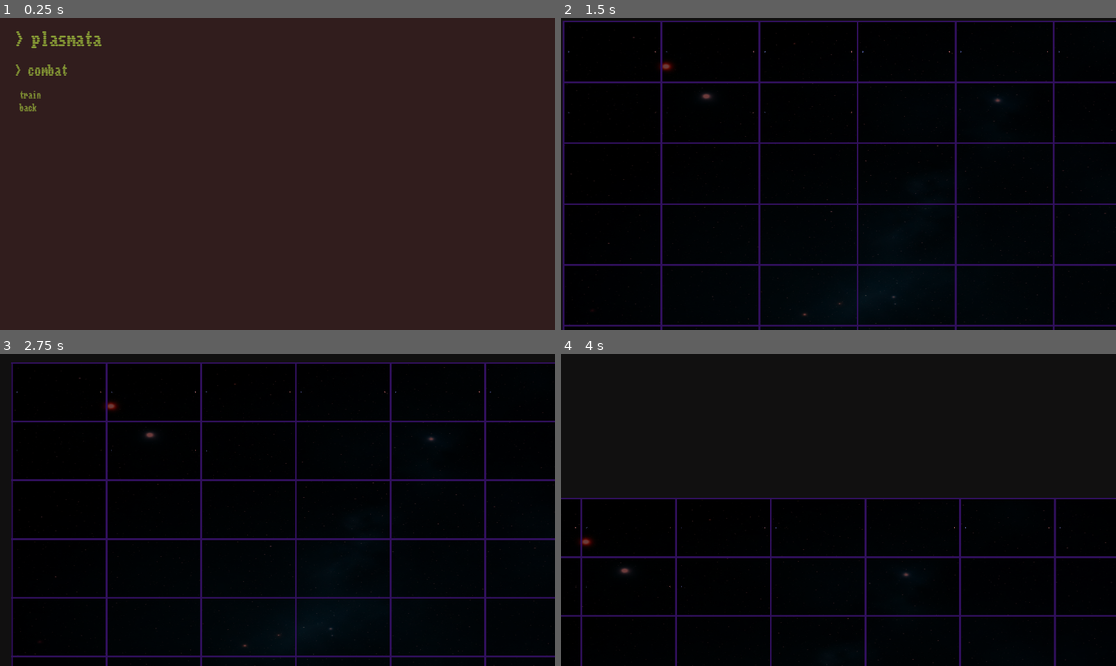
Above: before the commit, frames 1-4 (two rows, left to right).
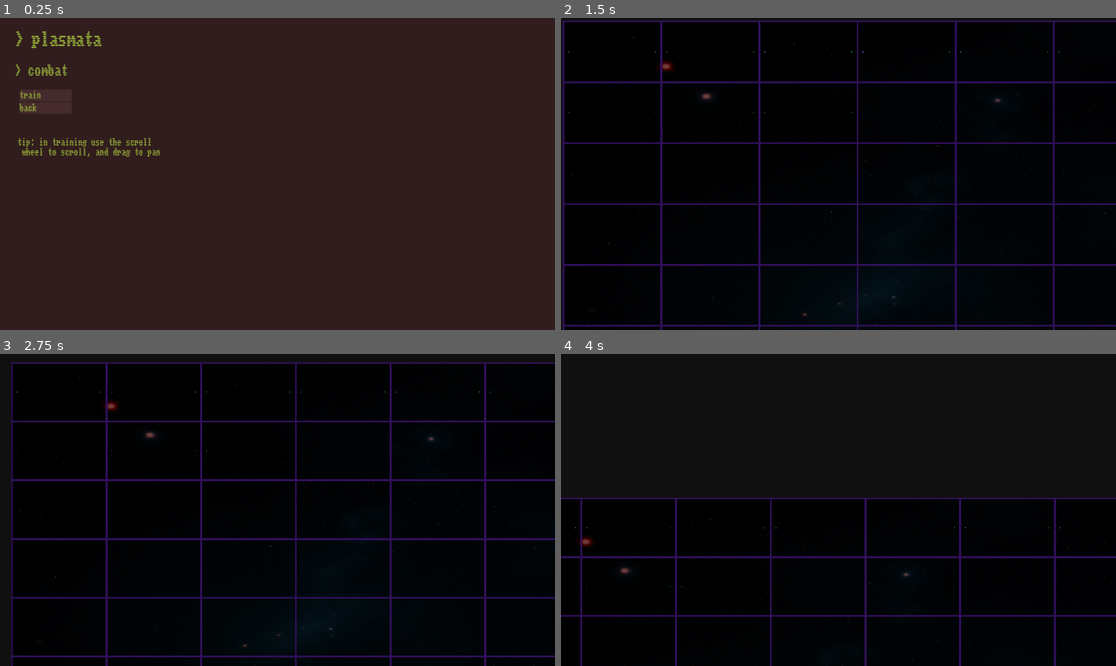
Above: after the commit, the same moments.

Repository: a0x77ry/plasmata
Game: Godot game, scene res://menu/combat-menu/combat-menu.tscn
Two runs of this game, one before a commit and one after it. Both use one fixed random seed, a clock stepped at 60 frames per second and the inputs below. This scene is started directly instead of the project's main scene.
Inputs (mouse positions are in pixels of both pictures, inside the frame that each line leads up to):
- Up to frame 1 (0.25 s): no input
- Up to frame 2 (1.5 s): click "train" at 0.5 s; tap Enter (ui_accept) at 1.25 s; move the mouse to (960, 158) at 1.27 s; hold Mouse wheel up (zoom_in) from 1.28 s (still down)
- Up to frame 3 (2.75 s): tap Enter (ui_accept) at 1.52, 2, 2.27 s; tap Mouse wheel down (zoom_out) at 1.55, 2.1 s; move the mouse to (166, 525) at 2.02 s; release Mouse wheel up (zoom_in) at 2.03 s; tap Mouse wheel up (zoom_in) at 2.3 s
- Up to frame 4 (4 s): tap Enter (ui_accept) at 2.75, 3.5, 3.77 s; move the mouse to (894, 441) at 2.77 s; press the mouse at (894, 441) at 2.78 s; tap Mouse wheel down (zoom_out) at 3.05 s; move the mouse to (810, 572) at 3.52 s; release the mouse at (810, 572) at 3.53 s; tap Mouse wheel up (zoom_in) at 3.6 s

The runs differ from the first frame. In frame 1, 0.5% of the frame differs, in the area x 3-29%, y 38-45%; in frame 2, less than 0.1%; in frame 3, less than 0.1%; in frame 4, less than 0.1%.

Commit message:
Change the "red" agent to green (color blindness ftw) Check the zoom limits of the camera Improve menu buttons

Diff:
--- a/games/combat-game/combat-agent.gd
+++ b/games/combat-game/combat-agent.gd
@@ -14,7 +14,7 @@
 const NN = preload("res://scripts/neural_network.gd")
 const Laser = preload("res://other/projectile/laser.tscn")
 const combat_blue = Color(0.57, 0.58, 0.96, 1.0)
-const combat_red = Color(0.96, 0.53, 0.53, 1.0)
+const combat_green = Color(0.17, 0.7, 0.17, 1.0)
 
 onready var ray_forward = get_node("ray_forward")
 onready var ray_back = get_node("ray_back")
@@ -55,7 +55,7 @@
   if side == Main.Side.LEFT:
     get_node("Sprite").modulate = combat_blue
   else:
-    get_node("Sprite").modulate = combat_red
+    get_node("Sprite").modulate = combat_green
 
 
 func _physics_process(delta):
--- a/games/combat-game/combat-game.gd
+++ b/games/combat-game/combat-game.gd
@@ -2,7 +2,7 @@
 
 # const HIT_WIN_FITNESS_POINTS := 6.0
 # const WINNING_FITNESS_POINTS := 3.0
-const GENOME_QUEUE_LIMIT = 150 # last : 100
+const GENOME_QUEUE_LIMIT = 100 # last : 100
 # const TOTAL_QUEUE_CHILDREN = GENOME_QUEUE_LIMIT# * 8
 const COMBAT_AGENT_LIMIT = 80
 # const GENOME_QUEUE_SOFT_LIMIT = 50
@@ -77,12 +77,14 @@
     original_mouse_pos = event.global_position
 
   if event.is_action_pressed("zoom_in"):
-    camera.zoom.x -= 0.1
-    camera.zoom.y -= 0.1
+    if camera.zoom.x > 0.11 && camera.zoom.y > 0.11:
+      camera.zoom.x -= 0.1
+      camera.zoom.y -= 0.1
 
   if event.is_action_pressed("zoom_out"):
-    camera.zoom.x += 0.1
-    camera.zoom.y += 0.1
+    if camera.zoom.x < 10.0 && camera.zoom.y < 10.0:
+      camera.zoom.x += 0.1
+      camera.zoom.y += 0.1
 
 
 func initialize_cages() -> void:
@@ -215,21 +217,52 @@
   return new_genome
 
 
+func remove_random_from_queue():
+  var queue_size = genome_queue.size()
+  var low_tier_gendicts := []
+  var to_be_removed := []
+
+  for i in queue_size:
+    if genome_queue[i]["genome"].fitness <= LOW_TIER_THRESHOLD:
+      low_tier_gendicts.append(genome_queue[i])
+  for gendict in low_tier_gendicts:
+    if random.randf() < float(REMOVE_ON_LIMIT) / float(low_tier_gendicts.size()):
+      to_be_removed.append(gendict)
+      gendict["genome"].dissolve_genome()
+
+  for gendict in to_be_removed:
+    genome_queue.erase(gendict)
+
+func remove_from_queue():
+  var queue_size = genome_queue.size()
+  var removed := 0
+  var to_be_removed := []
+  for i in queue_size:
+    if genome_queue[i]["genome"].fitness <= LOW_TIER_THRESHOLD:
+      genome_queue[i]["genome"].dissolve_genome()
+      to_be_removed.append(genome_queue[i])
+      removed += 1
+    if removed >= REMOVE_ON_LIMIT:
+      break
+  for gendict in to_be_removed:
+    genome_queue.erase(gendict)
+
+
 func queue_or_dissolve(genome):
-  if genome_queue.size() >= GENOME_QUEUE_LIMIT:
-    var number_to_remove := REMOVE_ON_LIMIT
-    var queue_size = genome_queue.size()
-    var removed := 0
-    var to_be_removed := []
-    for i in queue_size:
-      if genome_queue[i]["genome"].fitness <= LOW_TIER_THRESHOLD:
-        genome_queue[i]["genome"].dissolve_genome()
-        to_be_removed.append(genome_queue[i])
-        removed += 1
-      if removed >= number_to_remove:
-        break
-    for gendict in to_be_removed:
-      genome_queue.erase(gendict)
+  var queue_size = genome_queue.size()
+  if queue_size >= GENOME_QUEUE_LIMIT:
+    remove_random_from_queue()
+    # var removed := 0
+    # var to_be_removed := []
+    # for i in queue_size:
+    #   if genome_queue[i]["genome"].fitness <= LOW_TIER_THRESHOLD:
+    #     genome_queue[i]["genome"].dissolve_genome()
+    #     to_be_removed.append(genome_queue[i])
+    #     removed += 1
+    #   if removed >= REMOVE_ON_LIMIT:
+    #     break
+    # for gendict in to_be_removed:
+    #   genome_queue.erase(gendict)
 
   if genome_queue.size() < GENOME_QUEUE_LIMIT:
     genome_queue.append({"genome": genome, "children_spawned": 0})
@@ -287,7 +320,7 @@
 func _on_CageFillTimer_timeout():
   if get_active_agents().size() > COMBAT_AGENT_LIMIT:
     return
-  if genome_queue.size() > GENOME_QUEUE_LIMIT:
+  if genome_queue.size() > round(GENOME_QUEUE_LIMIT * 0.5):
     cage_fill_timer.wait_time = WAIT_TIME_ABOVE_GENOME_LIMIT
   else:
     cage_fill_timer.wait_time = WAIT_TIME_BELOW_GENOME_LIMIT
--- a/menu/combat-menu/combat-menu.tscn
+++ b/menu/combat-menu/combat-menu.tscn
@@ -14,6 +14,12 @@
 [sub_resource type="DynamicFont" id=2]
 resource_local_to_scene = true
 size = 45
+use_filter = true
+font_data = ExtResource( 1 )
+
+[sub_resource type="DynamicFont" id=3]
+resource_local_to_scene = true
+size = 30
 use_filter = true
 font_data = ExtResource( 1 )
 
@@ -45,6 +51,17 @@
 text = "> combat"
 valign = 2
 
+[node name="Tip" type="Label" parent="."]
+margin_left = 60.0
+margin_top = 374.0
+margin_right = 1311.0
+margin_bottom = 480.0
+custom_colors/font_color = Color( 0.564706, 0.658824, 0.219608, 1 )
+custom_fonts/font = SubResource( 3 )
+text = "tip: in training use the scroll
+ wheel to scroll, and drag to pan"
+valign = 2
+
 [node name="ButtonsBox" type="VBoxContainer" parent="."]
 margin_left = 67.0
 margin_top = 248.0
--- a/scripts/nav-game.gd
+++ b/scripts/nav-game.gd
@@ -172,5 +172,5 @@
   if is_loading_mode_enabled:
     return
   var agents = get_active_agents()
-  if agents.size() < ceil(Main.AGENT_LIMIT / 5.0):
+  if agents.size() < ceil(float(Main.AGENT_LIMIT) / 5.0):
     generate_agent_population(true)
--- a/terminal-theme.tres
+++ b/terminal-theme.tres
@@ -13,11 +13,12 @@
 [sub_resource type="StyleBoxEmpty" id=4]
 
 [sub_resource type="StyleBoxFlat" id=5]
-bg_color = Color( 0.305882, 0.337255, 0.341176, 0.882353 )
+bg_color = Color( 0.40625, 0.21582, 0.21582, 1 )
 
-[sub_resource type="StyleBoxEmpty" id=2]
+[sub_resource type="StyleBoxFlat" id=13]
+bg_color = Color( 0.273438, 0.170898, 0.170898, 1 )
 
-[sub_resource type="StyleBoxEmpty" id=6]
+[sub_resource type="StyleBoxEmpty" id=14]
 
 [sub_resource type="DynamicFont" id=7]
 size = 30
@@ -48,8 +49,8 @@
 Button/styles/disabled = SubResource( 3 )
 Button/styles/focus = SubResource( 4 )
 Button/styles/hover = SubResource( 5 )
-Button/styles/normal = SubResource( 2 )
-Button/styles/pressed = SubResource( 6 )
+Button/styles/normal = SubResource( 13 )
+Button/styles/pressed = SubResource( 14 )
 Label/colors/font_color = Color( 0.564706, 0.658824, 0.219608, 1 )
 Label/fonts/font = SubResource( 7 )
 Label/styles/normal = SubResource( 8 )
Not shown: 1 places in menu/combat-menu/combat-menu.tscn that only renumber resources
